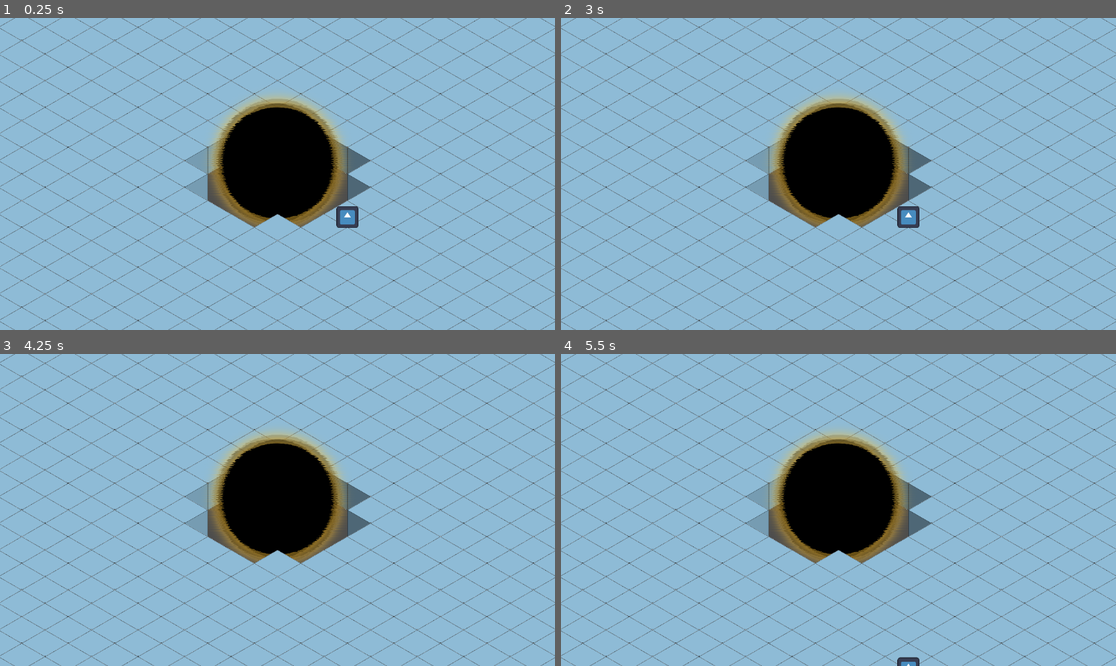
Above: before the commit, frames 1-4 (two rows, left to right).
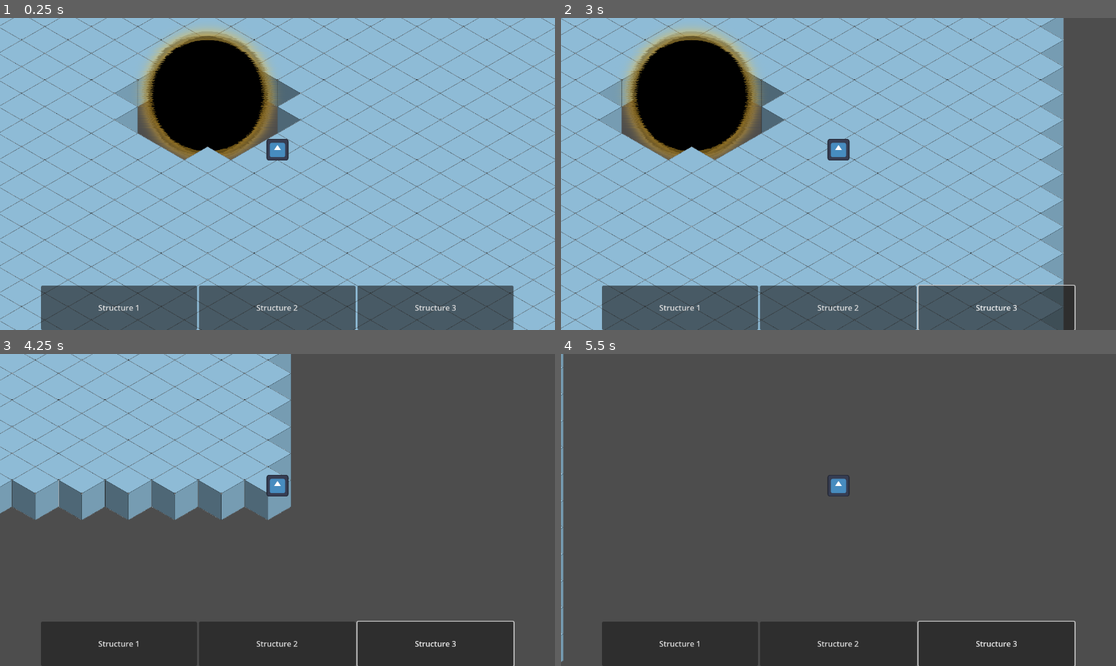
Above: after the commit, the same moments.

Repository: jkostello/Godot-Wild-Jam-69
Game: Godot game, scene res://test_1.tscn
Two runs of this game, one before a commit and one after it. Both use one fixed random seed, a clock stepped at 60 frames per second and the inputs below. The engine's default icon, where the game draws it, is replaced by a stand-in: a white triangle on a blue panel in a dark square.
Inputs (mouse positions are in pixels of both pictures, inside the frame that each line leads up to):
- Up to frame 1 (0.25 s): no input
- Up to frame 2 (3 s): click (677, 308) at 0.5 s, where only the run after the commit has a clickable "Structure 1"; click (838, 308) at 1.25 s, where only the run after the commit has a clickable "Structure 2"; click (993, 308) at 2 s, where only the run after the commit has a clickable "Structure 3"; tap Enter at 2.75 s; move the mouse to (960, 158) at 2.77 s; hold D (right, bound only after the commit) from 2.78 s (still down); click (960, 158) at 2.92 s
- Up to frame 3 (4.25 s): move the mouse to (166, 525) at 3.52 s; release D (right, bound only after the commit) at 3.53 s; hold S (down) from 3.53 s (still down); click (166, 525) at 3.67 s
- Up to frame 4 (5.5 s): move the mouse to (894, 441) at 4.27 s; release S (down) at 4.28 s; hold D (right, bound only after the commit) 4.28-5.03 s; click (894, 441) at 4.42 s; move the mouse to (810, 572) at 5.02 s; hold W (up) from 5.03 s (still down); click (810, 572) at 5.17 s

The runs differ from the first frame. In frame 1, 36% of the frame differs, in the area x 0-100%, y 0-100%; in frame 2, 49%; in frame 3, 82%; in frame 4, 100%.

Commit message:
Add a Structure Handler UI/Script
what the title says

Diff:
--- a/project.godot
+++ b/project.godot
@@ -29,9 +29,11 @@
 }
 left={
 "deadzone": 0.5,
-"events": []
+"events": [Object(InputEventKey,"resource_local_to_scene":false,"resource_name":"","device":-1,"window_id":0,"alt_pressed":false,"shift_pressed":false,"ctrl_pressed":false,"meta_pressed":false,"pressed":false,"keycode":0,"physical_keycode":65,"key_label":0,"unicode":97,"echo":false,"script":null)
+]
 }
 right={
 "deadzone": 0.5,
-"events": []
+"events": [Object(InputEventKey,"resource_local_to_scene":false,"resource_name":"","device":-1,"window_id":0,"alt_pressed":false,"shift_pressed":false,"ctrl_pressed":false,"meta_pressed":false,"pressed":false,"keycode":0,"physical_keycode":68,"key_label":0,"unicode":100,"echo":false,"script":null)
+]
 }
--- /dev/null
+++ b/structure_handler.gd
@@ -0,0 +1,32 @@
+extends Control
+
+@onready var structure_but_1 = $VBoxContainer/buttonHolder/HBoxContainer/structureBut1 as Button
+@onready var structure_but_2 = $VBoxContainer/buttonHolder/HBoxContainer/structureBut2 as Button
+@onready var structure_but_3 = $VBoxContainer/buttonHolder/HBoxContainer/structureBut3 as Button
+var structure_selected = 0
+
+
+# Called when the node enters the scene tree for the first time.
+func _ready():
+	pass # Replace with function body.
+
+# Called every frame. 'delta' is the elapsed time since the previous frame.
+func _process(delta):
+	pass
+
+func onButtonPressed(butNum):
+	match butNum:
+		1:
+			structure_selected = 1
+		2:
+			structure_selected = 2
+		3:
+			structure_selected = 3
+	print("Structure Selected: ", structure_selected)
+	pass # Replace with function body.
+
+func _input(event):
+	if event is InputEventMouseButton:
+		if (event.is_pressed() and event.button_index == MOUSE_BUTTON_LEFT):
+			print("left click!")
+	pass
--- /dev/null
+++ b/structure_handler.tscn
@@ -0,0 +1,58 @@
+[gd_scene load_steps=2 format=3 uid="uid://bpg2lcg0737in"]
+
+[ext_resource type="Script" path="res://structure_handler.gd" id="1_sjf38"]
+
+[node name="structure_handler" type="Control"]
+layout_mode = 3
+anchors_preset = 15
+anchor_right = 1.0
+anchor_bottom = 1.0
+grow_horizontal = 2
+grow_vertical = 2
+script = ExtResource("1_sjf38")
+
+[node name="VBoxContainer" type="VBoxContainer" parent="."]
+layout_mode = 2
+anchor_right = 1.0
+anchor_bottom = 1.0
+
+[node name="topSpacer" type="MarginContainer" parent="VBoxContainer"]
+layout_mode = 2
+size_flags_vertical = 3
+size_flags_stretch_ratio = 6.0
+
+[node name="buttonHolder" type="MarginContainer" parent="VBoxContainer"]
+layout_mode = 2
+size_flags_vertical = 3
+
+[node name="HBoxContainer" type="HBoxContainer" parent="VBoxContainer/buttonHolder"]
+layout_mode = 2
+
+[node name="MarginContainer2" type="MarginContainer" parent="VBoxContainer/buttonHolder/HBoxContainer"]
+layout_mode = 2
+size_flags_horizontal = 3
+size_flags_stretch_ratio = 0.25
+
+[node name="structureBut1" type="Button" parent="VBoxContainer/buttonHolder/HBoxContainer"]
+layout_mode = 2
+size_flags_horizontal = 3
+text = "Structure 1"
+
+[node name="structureBut2" type="Button" parent="VBoxContainer/buttonHolder/HBoxContainer"]
+layout_mode = 2
+size_flags_horizontal = 3
+text = "Structure 2"
+
+[node name="structureBut3" type="Button" parent="VBoxContainer/buttonHolder/HBoxContainer"]
+layout_mode = 2
+size_flags_horizontal = 3
+text = "Structure 3"
+
+[node name="MarginContainer" type="MarginContainer" parent="VBoxContainer/buttonHolder/HBoxContainer"]
+layout_mode = 2
+size_flags_horizontal = 3
+size_flags_stretch_ratio = 0.25
+
+[connection signal="pressed" from="VBoxContainer/buttonHolder/HBoxContainer/structureBut1" to="." method="onButtonPressed" binds= [1]]
+[connection signal="pressed" from="VBoxContainer/buttonHolder/HBoxContainer/structureBut2" to="." method="onButtonPressed" binds= [2]]
+[connection signal="pressed" from="VBoxContainer/buttonHolder/HBoxContainer/structureBut3" to="." method="onButtonPressed" binds= [3]]
--- a/test_1.tscn
+++ b/test_1.tscn
@@ -1,8 +1,9 @@
-[gd_scene load_steps=6 format=3 uid="uid://qi0ib3d4ue75"]
+[gd_scene load_steps=7 format=3 uid="uid://qi0ib3d4ue75"]
 
 [ext_resource type="Texture2D" uid="uid://4w27ser6yj2y" path="res://Isometric_cube.png" id="1_bx4g2"]
 [ext_resource type="Texture2D" uid="uid://cpnrwp8ugkudo" path="res://void orb dev1.png" id="2_skdbx"]
 [ext_resource type="PackedScene" uid="uid://bkwa8366unv8y" path="res://player.tscn" id="3_07gg8"]
+[ext_resource type="PackedScene" uid="uid://bpg2lcg0737in" path="res://structure_handler.tscn" id="4_5b7vh"]
 
 [sub_resource type="TileSetAtlasSource" id="TileSetAtlasSource_mfj13"]
 texture = ExtResource("1_bx4g2")
@@ -35,6 +36,10 @@
 position = Vector2(409, 394)
 speed = 3000.0
 
-[node name="Camera2D" type="Camera2D" parent="."]
+[node name="Camera2D" type="Camera2D" parent="TileMap/Player"]
 visible = false
 zoom = Vector2(0.355, 0.355)
+
+[node name="CanvasLayer" type="CanvasLayer" parent="."]
+
+[node name="structure_handler" parent="CanvasLayer" instance=ExtResource("4_5b7vh")]
